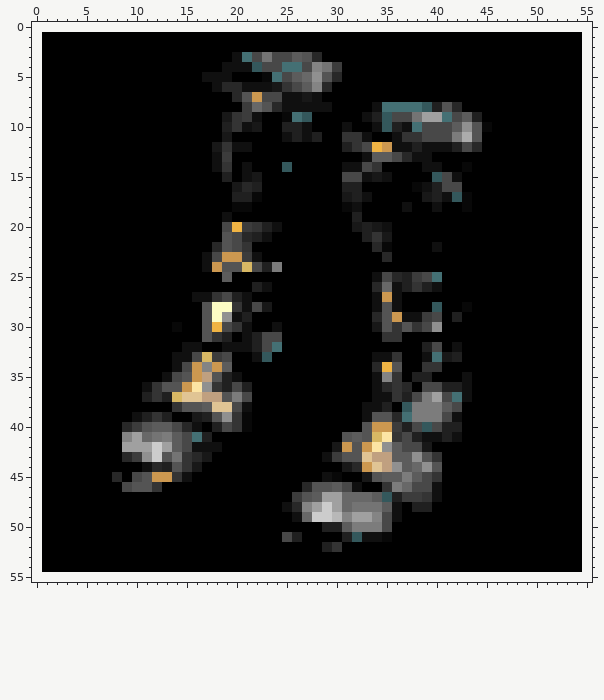
Edited in one commit: pixel-art sprite (MXLU_vXVc_Doc_v2.94/images/baseitems/colored/tu_su/Greaves/sssu.gif). Above is the file before it was changed.
The file is 54x54 pixels. Colours within 5 levels of each other are drawn and written as one. The old version is drawn lined up with the new one, on the new canvas.
New version:
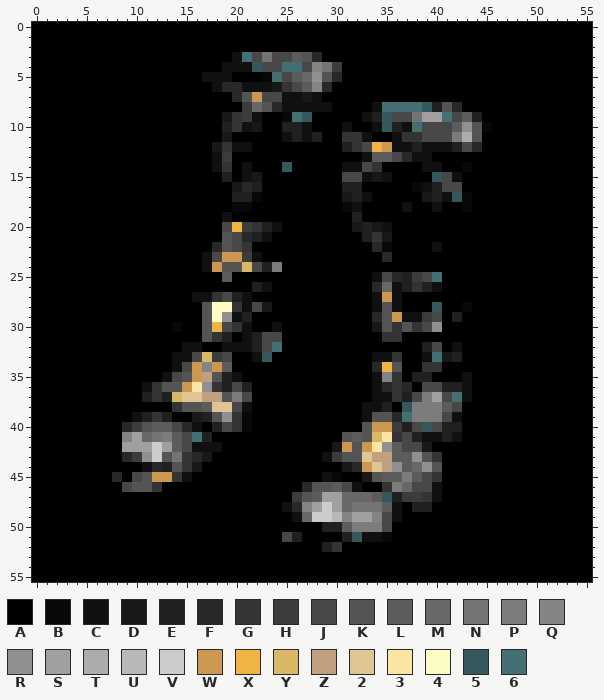
Palette (. is transparent): A #000000  B #080808  C #101010  D #181818  E #202020  F #282828  G #343434  H #3c3c3c  J #484848  K #545454  L #5c5c5c  M #686868  N #747474  P #7c7c7c  Q #848484  R #909090  S #a0a0a0  T #acacac  U #b8b8b8  V #cccccc  W #cc9850  X #f0b444  Y #d8b864  Z #c0a080  2 #e0c494  3 #fce4a4  4 #fcfcc4  5 #34585c  6 #447074
The exact change:
canvas 54x54 -> 56x56, the old top-left corner now at 1,1
y 0: x 0..55 ........................................................ -> AAAAAAAAAAAAAAAAAAAAAAAAAAAAAAAAAAAAAAAAAAAAAAAAAAAAAAAA
y 1..54: x 0 . -> A; x 55 . -> A
y 55: x 0..55 ........................................................ -> AAAAAAAAAAAAAAAAAAAAAAAAAAAAAAAAAAAAAAAAAAAAAAAAAAAAAAAA
